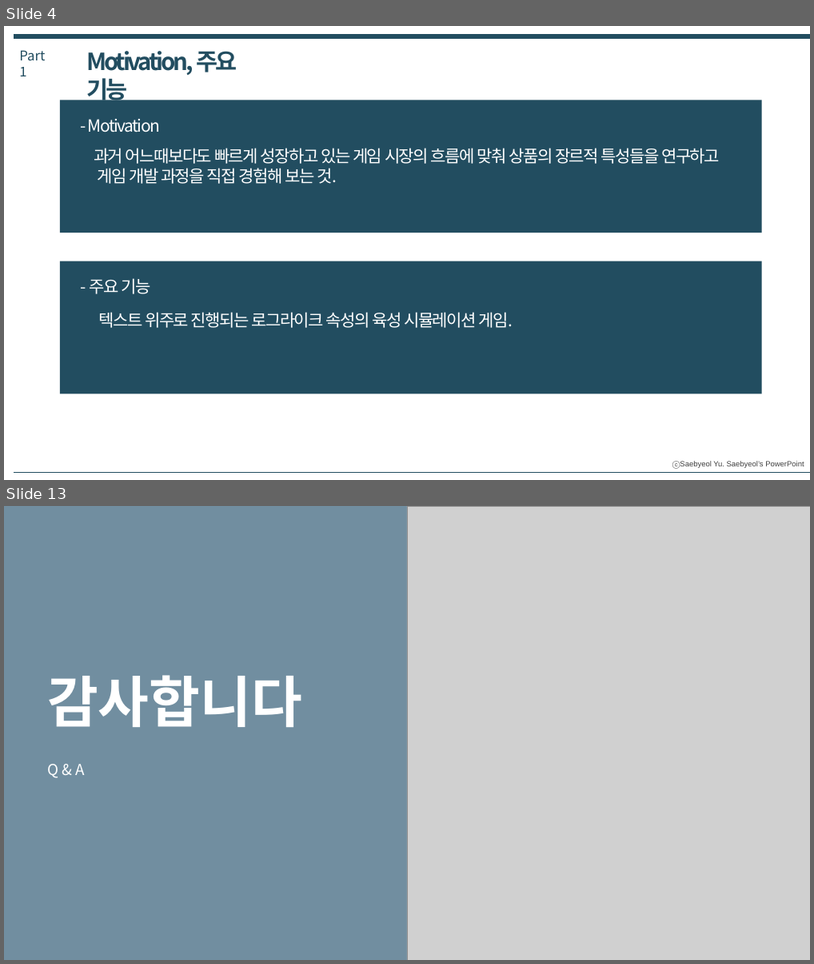
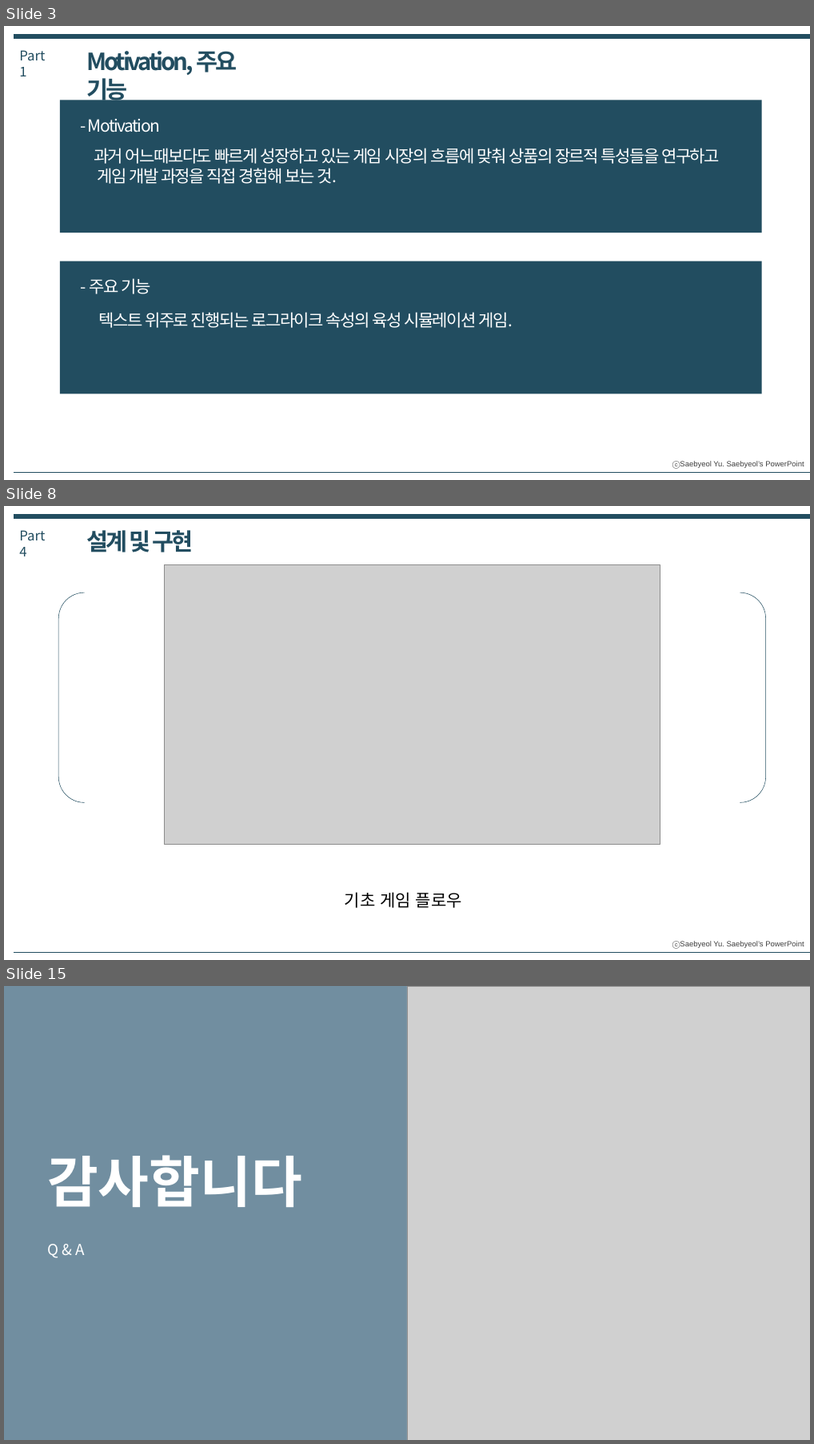
Before and after one commit to IdfKLeh/capstone, a slide deck: for_school/[4팀] 최종발표.pptx. Shown one above the other, each under a label of ours: slides 4 and 13 before the commit, slides 3, 8 and 15 after it; the slides between them are not shown. The pictures are 814x964 and 814x1444 pixels, drawn with LibreOffice and Linux fonts; fonts in the diff are those of the drawing; grey boxes stand for pictures. Boxes give left, top, right and bottom in pixels: in the first picture for what was removed or moved away, otherwise in the second. Text is boxed around its words. In the diff, an @@ line names an element or a change of style, - is before the commit and + after.

```diff
--- a/for_school/[4팀] 최종발표.pptx
+++ b/for_school/[4팀] 최종발표.pptx
@@ slide 8 added at [4,506,810,960], background #FFFFFF; not listed: 1 template element that a slide beside it also shows @@
@@ line added from (14, 517) to (810, 517), #224D60 6 pt @@
@@ text added at [19,530,45,556], 16 pt, text #224D60 @@
+Part 4
@@ text added at [87,530,193,552], 28 pt, text #224D60, bold @@
+설계 및 구현
@@ picture added at [164,564,660,844] @@
@@ bracket pair added at [58,592,766,803], outline #224D60 0.5 pt @@
@@ text added at [345,892,462,908], 20 pt, text #000000 @@
+기초 게임 플로우
@@ line added from (14, 952) to (810, 952), #224D60 0.25 pt @@
@@ what was slide 4 is now slide 3 @@
@@ what was slide 13 is now slide 15 @@
```
Also in this commit, not shown: 2 slides changed, 9 other slides added, 8 slides removed.
